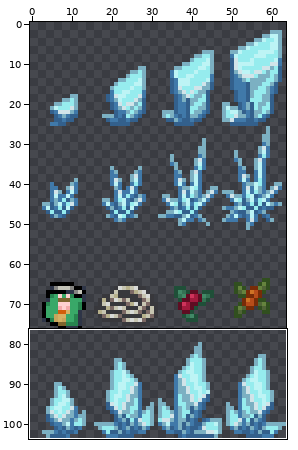
Edited in one commit: sprite sheet (Lunatic_Nautilus/Graphics/Characters/icegrowx2.png). The first picture is a wide view before the edit; the outline marks the close-up.
Close-up. As it was:
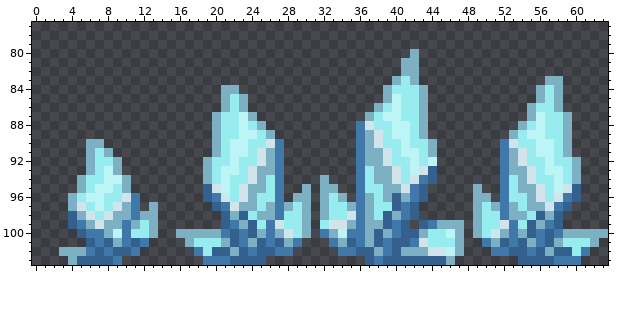
The file is 128x208 pixels, drawn in blocks of 2x2; one block is one cell here. Colours within 5 levels of each other are drawn and written as one. Shown: x 0..63, y 77..103.
Now the later version:
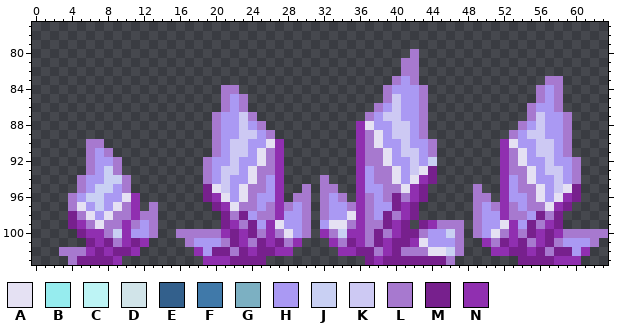
Palette (. is transparent): A #e5e1f3  B #96ecee  C #bdf4f5  D #d1e4e9  E #33608c  F #4079a9  G #7cb0c2  H #aa99f3  J #c9d0f3  K #cdc9f3  L #a779cf  M #77208d  N #902fb0
Edits made:
Changed rows in their new state; - is an unchanged pixel.
first column x 3:
 80 ---------------------------------------L---------------------
 81 --------------------------------------LL---------------------
 82 --------------------------------------LL---------------------
 83 -------------------------------------LHL--------------LL-----
 84 ------------------LL----------------LHHHL------------LHL-----
 85 ------------------LHL---------------LKHHL------------LHL-----
 86 ------------------LHL--------------LHKHHL-----------LHHL-----
 87 -----------------LHHKL------------LHKKHHL-----------LKHHL----
 88 -----------------LHHKHL----------NAHHKKHL----------LHKHHL----
 89 -----------------LHHKKHL---------NLAHKKHL---------LHKKHHL----
 90 ---LL------------LHKKHHAN--------NLAHHKHHL-------NAHHKKHL----
 91 ---LHL-----------LHKKHALN--------NLLAHKKHL-------NLAHKKHL----
 92 ---LHHL---------LHHKHHALN--------NLLAHHKHJ-------NLAHHKHHL---
 93 ---LHJL---------LHKKHALLN--------NHLLAHKAM-------NLLAHKKHL---
 94 --LHHJJL--------LHKHHALHN----L---NHLLAHANM-------NHLAHHKHL---
 95 --LHJJHL--------MAKHALLHN--L-LL--NHHLLANM-----L--NHLLAHKAM---
 96 -LHJJHHAN-------MNAHALHHN-LL-LHL-NLHLMLNM-----LL-NHHLAHANM---
 97 -LAHJHALN-L------MNALLHLNLHL-LHHLNLHHMNM------LHLNLHLLANM----
 98 -MLAHALLNLL-------MLMHLLNHHL-LHHANLHMLNM------LHHNLLHMLM-----
 99 -MNLALLNLHL-------MNLMHNAHHL-HAALNLLMNM-MNLLL-LHHANHMLNM-----
100 --MNNLJNHHL--LLLLLNMNMLNLAHL-NLJNNLMLNMMLHHJL-LHALNLMNMNLLLLL
101 ---MNMLNMN----LHHHLMNLMNMLN---NLMNLMNMMNAHHHL--NLMNMLNMLHHHL-
102 LLLNMNMMN------NHMMLMNMMNN-----NNMMLNMLLLAAJL---NNMMNMLMMHN--
103 -LMMMMN---------NNNMMMM-----------MNMMMMMMML-------MMMMNNN---
Where, in picture pixels (left, top, right, bottom), the same in both close-ups:
changed: (59, 49, 608, 265)
